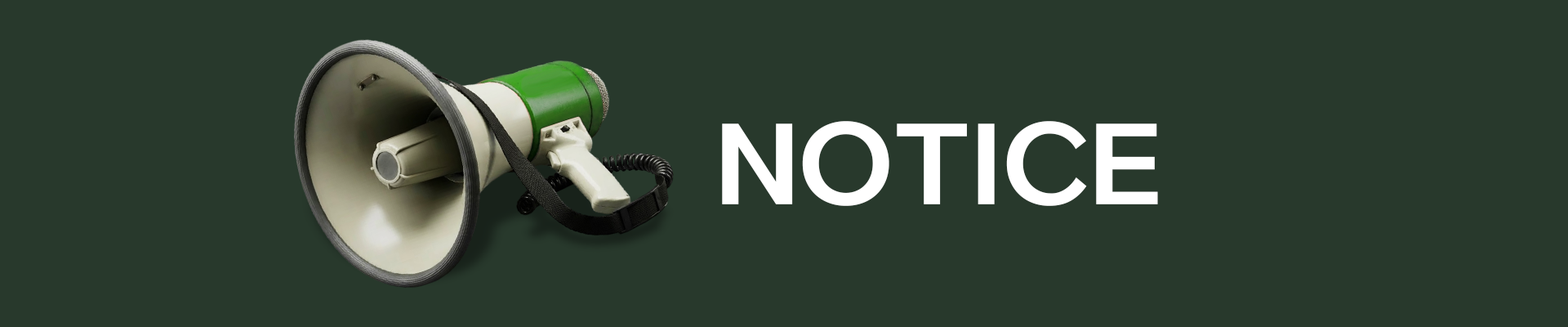
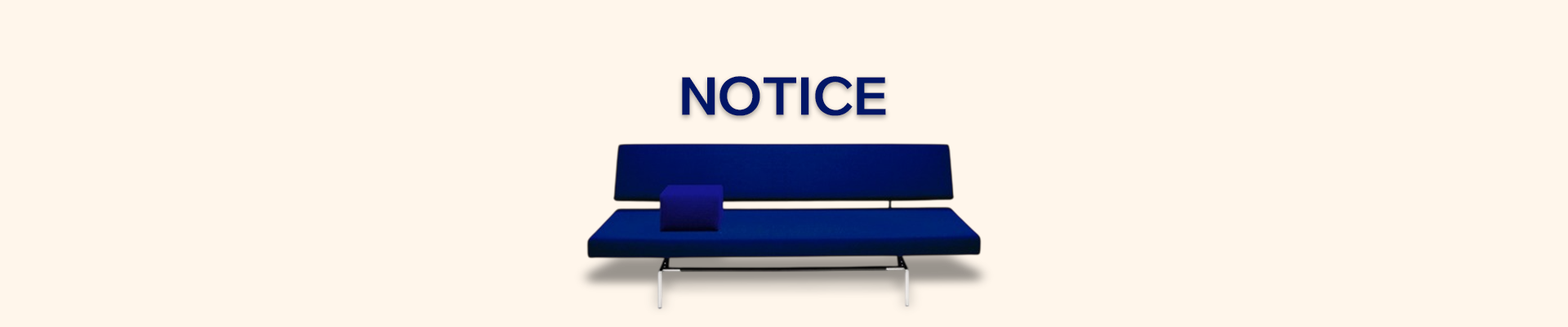
Comparing the layer stacks of the two 1568×327 images. Changes:
painted on "NOTICE" over (x1=681, y1=75, x2=1159, y2=206)
removed layer "Layer 1" over (x1=476, y1=60, x2=611, y2=164)
removed layer "image-Photoroom (12)" over (x1=293, y1=39, x2=674, y2=289)
removed layer "image-Photoroom (12) copy" over (x1=297, y1=135, x2=678, y2=290)
added layer "BR 02.7 Sofa Bed - Tonus-Photoroom" above "BR 02.7 Sofa Bed - Tonus-Photoroom copy" over (x1=586, y1=142, x2=982, y2=310)
added layer "BR 02.7 Sofa Bed - Tonus-Photoroom copy" above "Background" over (x1=573, y1=213, x2=995, y2=317)
painted on "Background" over (x1=0, y1=0, x2=1568, y2=327)